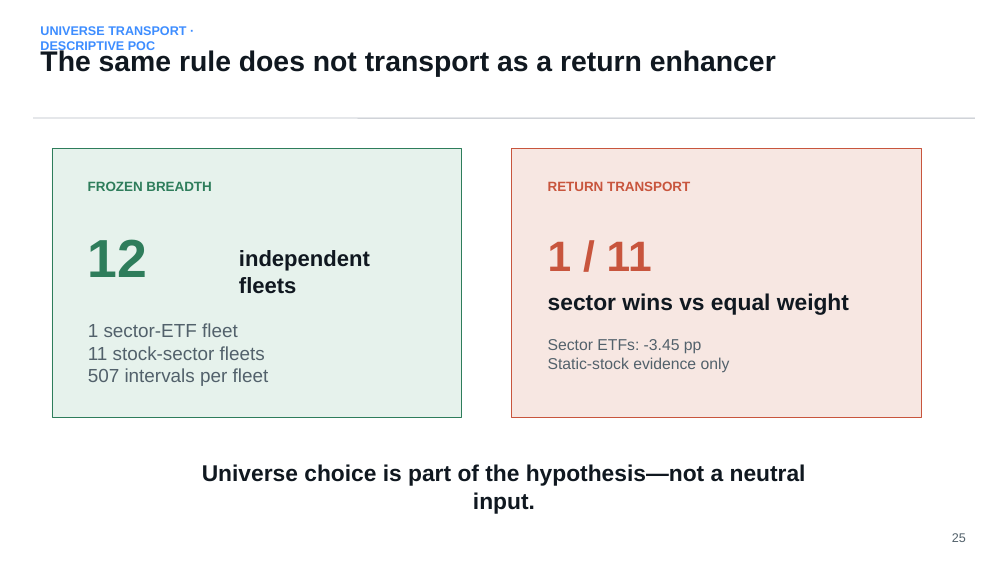
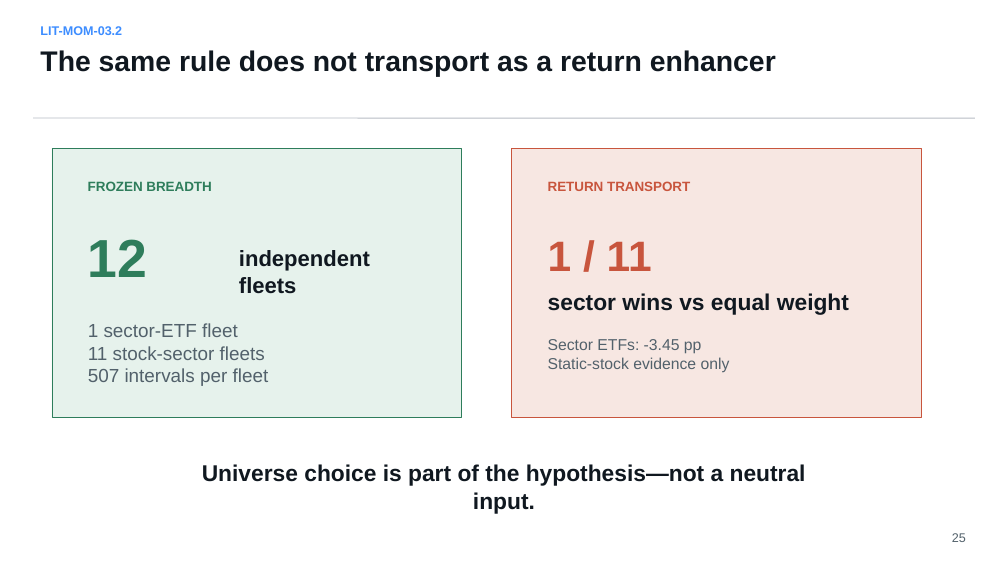
Before and after one commit to Francisc0Franc0/Time-Series-Modeling-Gen5, a slide deck: slide 25 of literature_studies/presentations/gen5_lit_mom_03_1_dual_momentum_study.pptx. Drawn at 1008x567 pixels with LibreOffice and Linux fonts; fonts in the diff are those of the drawing. Boxes give left, top, right and bottom in pixels: in the first picture for what was removed or moved away, otherwise in the second. Text is boxed around its words. In the diff, an @@ line names an element or a change of style, - is before the commit and + after.

```diff
--- a/literature_studies/presentations/gen5_lit_mom_03_1_dual_momentum_study.pptx
+++ b/literature_studies/presentations/gen5_lit_mom_03_1_dual_momentum_study.pptx
@@ text at (40, 26, 122, 35): text changed @@
-UNIVERSE TRANSPORT · DESCRIPTIVE POC
+LIT-MOM-03.2
```
Also in this commit, not shown: 9 other slides changed, 6 slides added, 8 other files.
